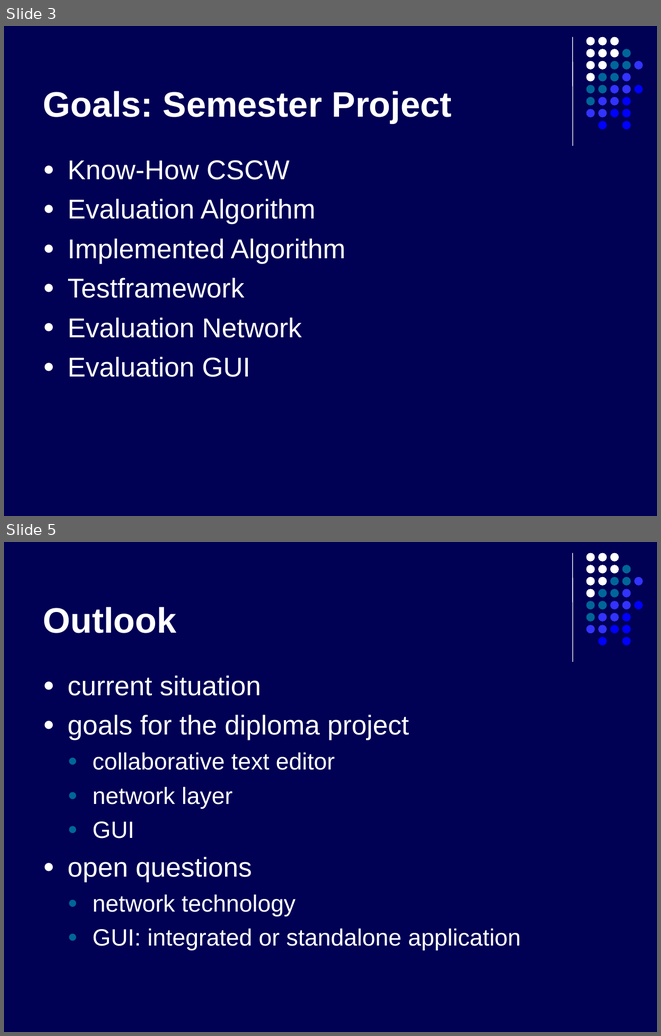
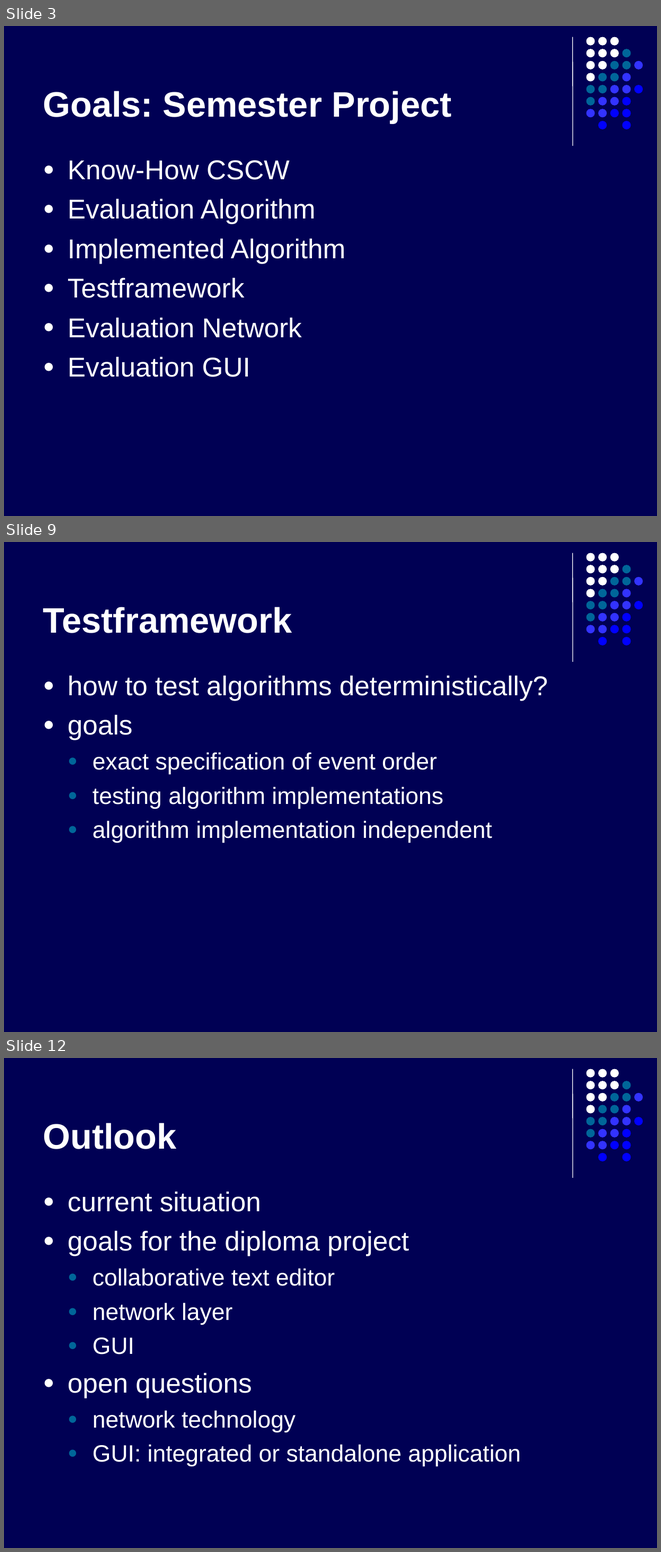
Before and after one commit to kyanha/ace, a slide deck: ace/trunk/doc/presentation/presentation.ppt. Shown one above the other, each under a label of ours: slides 3 and 5 before the commit, slides 3, 9 and 12 after it; the slides between them are not shown. The pictures are 661x1036 and 661x1552 pixels, drawn with LibreOffice and Linux fonts; fonts in the diff are those of the drawing. Boxes give left, top, right and bottom in pixels: in the first picture for what was removed or moved away, otherwise in the second. Text is boxed around its words. In the diff, an @@ line names an element or a change of style, - is before the commit and + after.

```diff
--- a/ace/trunk/doc/presentation/presentation.ppt
+++ b/ace/trunk/doc/presentation/presentation.ppt
@@ slide 9 added at (x1=4, y1=542, x2=657, y2=1032), background #000054; not listed: 32 template elements that a slide beside it also shows @@
@@ title added at (x1=43, y1=607, x2=292, y2=633), 39 pt, text #FFFFFF, bold @@
+Testframework
@@ text added at (x1=68, y1=675, x2=548, y2=843), 26 pt, text #FFFFFF @@
+● how to test algorithms deterministically?
+● goals
+  ● exact specification of event order
+  ● testing algorithm implementations
+  ● algorithm implementation independent
@@ what was slide 5 is now slide 12 @@
```
Also in this commit, not shown: 1 slide changed, 6 other slides added.
